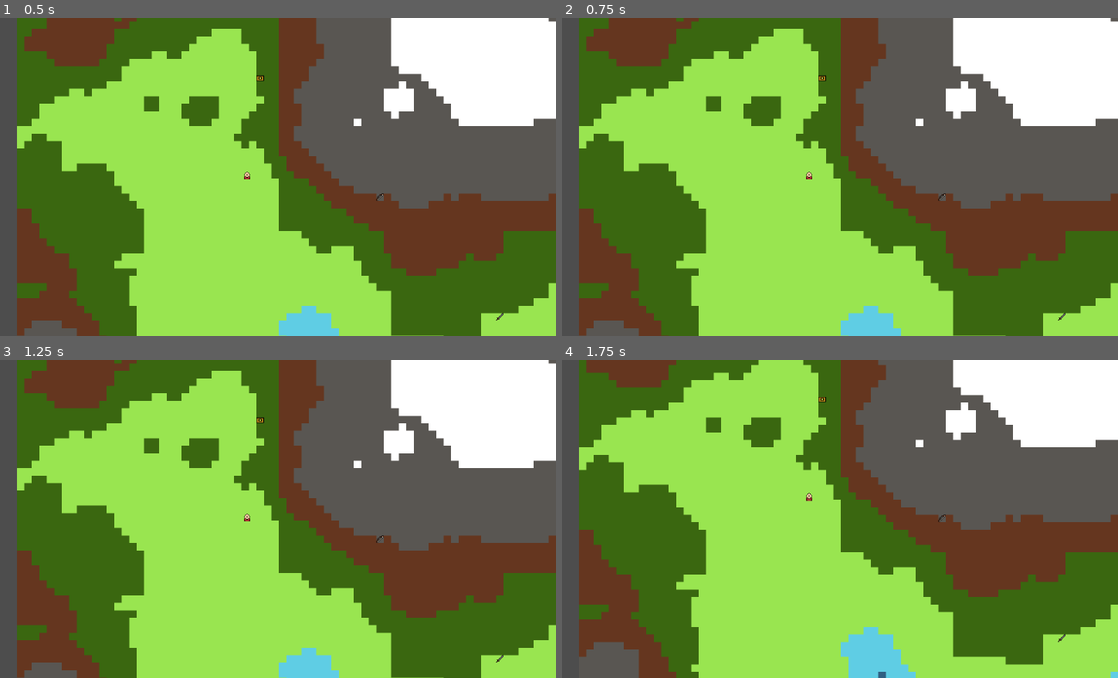
Above: before the commit, frames 1-4 (two rows, left to right).
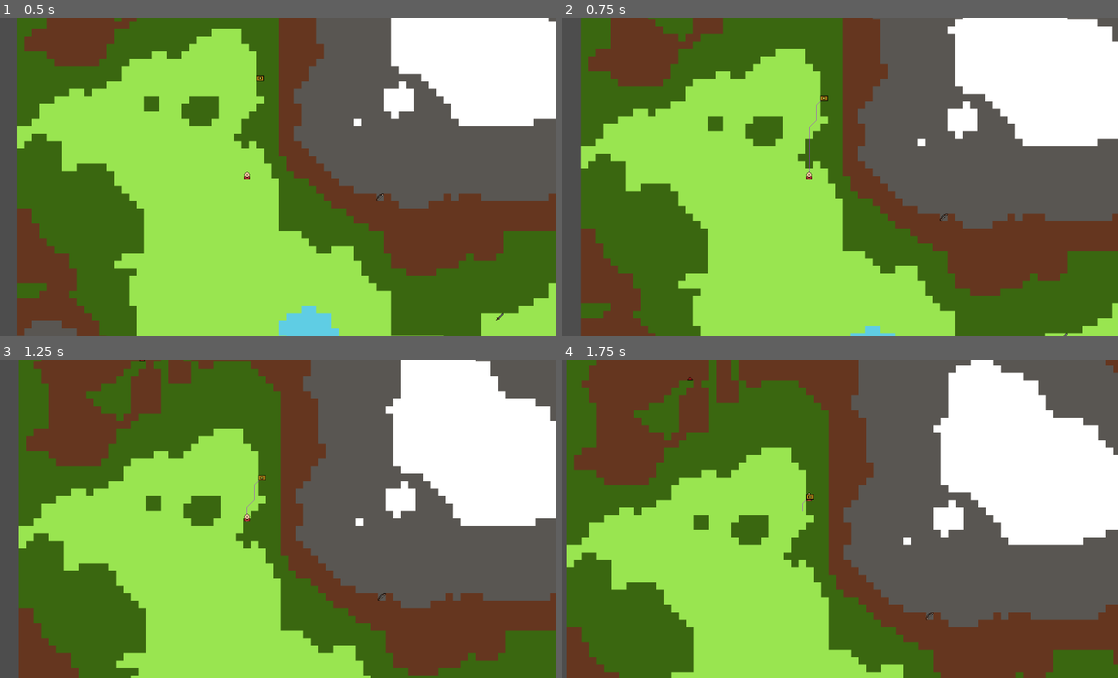
Above: after the commit, the same moments.

Repository: andieholzman/rimclone
Game: Godot game, scene res://scenes/world.tscn
Two runs of this game, one before a commit and one after it. Both use one fixed random seed, a clock stepped at 60 frames per second and the inputs below.
Inputs (mouse positions are in pixels of both pictures, inside the frame that each line leads up to):
- Up to frame 1 (0.5 s): no input
- Up to frame 2 (0.75 s): tap Enter (ui_accept) at 0.5, 0.6 s; move the mouse to (945, 161) at 0.52 s
- Up to frame 3 (1.25 s): tap Enter (ui_accept) at 0.77, 1.07 s
- Up to frame 4 (1.75 s): move the mouse to (684, 534) at 1.27 s; tap S (camera_move_down) at 1.35 s; tap Enter (ui_accept) at 1.52, 1.55 s

Frame 1 is identical in both runs. In frame 2, 23% of the frame differs, in the area x 3-100%, y 0-100%; in frame 3, 48%; in frame 4, 67%, in the area x 0-100%, y 0-100%.

Commit message:
get nearest item of type working

Diff:
--- a/scripts/ItemManager.gd
+++ b/scripts/ItemManager.gd
@@ -24,6 +24,7 @@
 	for i in range(len(weaponPrototypes)):
 		SpawnItem(weaponPrototypes[i],Vector2i(count*16,count*16));
 		count = count+1;
+
 	pass
 
 func _process(delta):
@@ -47,18 +48,37 @@
 		print("error opening dir: " + path);
 
 func SpawnItem(item, mapPosition):
-	print("spawning item: " + str(item) + " at location: " + str(mapPosition));
+
 	var newItem = item.instantiate();
 
 	# function below will return True if the object contains a script that has the Type/Class Name of Food
-	var newItemIsFood = is_instance_of_string(newItem,"Food");
-	print("isItemFood: " + str(newItemIsFood));
+	var newItemIsFood = IsItemOfType(newItem,"Food");
+
 	add_child(newItem);
 	itemsInWorld.append(newItem);
 	newItem.position = MapToWorldPosition(mapPosition.x, mapPosition.y);
 
-func FindNearestItem(itemCategory:ItemCategory):
-	pass;
+func FindNearestItem(itemCategory:String, worldPosition: Vector2):
+	if (len(itemsInWorld) == 0):
+		return false;
+
+	var nearestItem = null;
+	var nearestDistance = 99999;
+	print("Find Nearest Instance of: " + itemCategory)
+
+	for item in itemsInWorld:
+		if (IsItemOfType(item,itemCategory)):
+			var distance = worldPosition.distance_to(item.position);
+
+			if (nearestItem == null):
+				nearestItem = item;
+				nearestDistance = distance;
+				continue;
+
+			if (distance < nearestDistance):
+				nearestItem = item
+				nearestDistance = distance;
+	return nearestItem;
 
 
 func MapToWorldPosition(mapPosX:int, mapPosY:int) -> Vector2:
@@ -67,7 +87,7 @@
 
 
 # https://stackoverflow.com/a/77951914
-static func is_instance_of_string(obj : Object, given_class_name : String) -> bool:
+static func IsItemOfType(obj : Object, given_class_name : String) -> bool:
 	if ClassDB.class_exists(given_class_name):
 		# We have a build in class
 		return obj.is_class(given_class_name)
--- a/scripts/Pawn.gd
+++ b/scripts/Pawn.gd
@@ -2,6 +2,7 @@
 @onready var tile_map = $"../TileMap"
 @onready var pathfinding = $"../Pathfinding"
 @onready var camera_2d = %Camera2D
+@onready var item_manager = $"../ItemManager"
 
 
 const SPEED = 200.0;
@@ -20,6 +21,13 @@
 		print("Curr: " + str(pos) + "| Goal: " + str(targetPos));
 		path = pathfinding.RequestPath(pos,targetPos);
 
+	if Input.is_action_just_pressed("ui_accept"):
+		var pos = position	/ worldSizeOffset;
+		var targetPos = item_manager.FindNearestItem("Food",position).position / worldSizeOffset;
+
+		print("Curr: " + str(pos) + "| Goal: " + str(targetPos));
+		path = pathfinding.RequestPath(pos,targetPos);
+
 
 	if len(path) > 0:
 		var direction = global_position.direction_to(path[0]);
